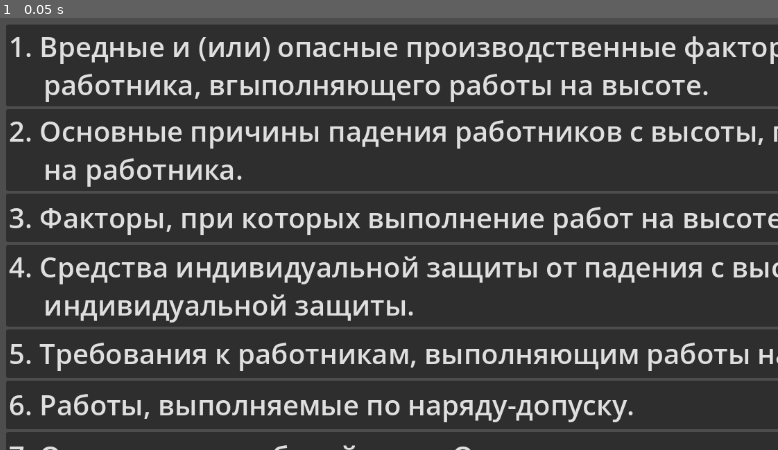
Above: before the commit, frame 1.
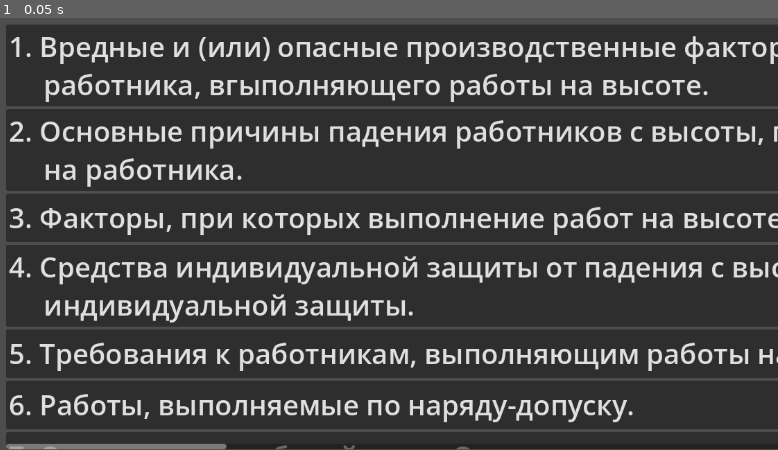
Above: after the commit, the same moment.

Repository: MV1312/labor_protection
Game: Godot game, scene res://scripts/main.tscn
Same seed, same stepped clock (60 frames per second), same inputs: the game is played once before the commit and once after it.
Inputs:
- Up to frame 1 (0.05 s): no input

The runs differ from the first frame. In frame 1, 0.4% of the frame differs, in the area x 0-61%, y 98-100%.

Commit message:
correcting the position of the scene and adding answers to questions 3-9

Diff:
--- a/scenes/main.gd
+++ b/scenes/main.gd
@@ -45,13 +45,134 @@
 защиты головы (защитная каска, застегнутая на подбородочный ремень)
 	 14. Работающие, не использующие необходимые средства индивидуальной защиты от падения с высоты (системы
 	обеспечения безопасности работ на высоте), к работам на высоте не допускаются. "],
-	["3. Факторы, при которых выполнение работ на высоте должно быть прекращено.", "Ответ: "],
-	["4. Средства индивидуальной защиты от падения с высоты. Выбор средств \n     индивидуальной защиты.", "Ответ: "],
-	["5. Требования к работникам, выполняющим работы на высоте.", "Ответ: "],
-	["6. Работы, выполняемые по наряду-допуску.", "Ответ: "],
-	["7. Определение рабочей зоны. Опасные зоны.", "Ответ: "],
-	["8. Требования по охране труда к рабочему месту.", "Ответ: "],
-	["9. Требования по охране труда к ограждениям и их виды.", "Ответ: "],
+	["3. Факторы, при которых выполнение работ на высоте должно быть прекращено.", "Ответ:
+		10. Работы на высоте на открытом воздухе, в том числе в безопорном пространстве, за
+исключением работ по предотвращению ситуаций, создающих угрозу жизни, здоровью работающих и иных лиц (далее
+аварийная ситуация), должны быть прекращены при:
+     • скорости воздушного потока (ветра) 10 м/с и более;
+     • при грозе или тумане, снегопаде,
+исключающем видимость в пределах фронта работ, а также при гололеде с обледенелых конструкций и в случаях
+нарастания стенки гололеда на проводах, оборудовании, инженерных конструкциях (в том числе опорах линий
+электропередачи), деревьях;
+     • при монтаже (демонтаже)
+конструкций с большой парусностью при скорости ветра 10 м/с и более.
+      При выполнении работ по предотвращению аварийных ситуаций в условиях, указанных в части первой настоящего
+	пункта, определяются меры и условия, обеспечивающие безопасное их проведение."],
+	["4. Средства индивидуальной защиты от падения с высоты. Выбор средств \n     индивидуальной защиты.", "Ответ:
+		1. 11. Для предотвращения или уменьшения воздействия вредных и (или) опасных производственных
+		факторов работающие, выполняющие работы на высоте, помимо средств индивидуальной защиты, должны
+		применять средства индивидуальной защиты от падения с высоты (системы обеспечения безопасности
+		работ на высоте).
+     Для предотвращения попадания работающего в опасные зоны, в которых существуют профессиональные риски,
+	связанные с его возможным падением с высоты 1,8 м и более (далее - зона падения) применяются удерживающая
+	система, система позиционирования. В зоне падения система позиционирования применяется только в качестве
+	дополнительной к страховочной системе.
+     Для обеспечения безопасности работающего, находящегося в зоне падения с высоты 1,8 м и более,
+применяется страховочная система.
+     Для защиты от механических воздействий (ударов) головы работающие, выполняющие работы на высоте, должны
+	применять средства индивидуальной защиты головы (защитная каска, застегнутая на подбородочный ремень).
+     12. Выдаваемые работающим средства индивидуальной защиты от падения с высоты должны соответствовать
+	требованиям технического регламента Таможенного союза ТР ТС 019/2011 «О безопасности средств индивидуальной
+	защиты», иметь сертификаты соответствия (их копии), эксплуатационные документы (паспорт на изделие,
+	инструкцию (руководство) по эксплуатации).
+     13. Сведения о способах безопасного применения средства индивидуальной защиты от падения с
+высоты, о документе, в соответствии с которым оно изготовлено, порядке проведения испытаний и проверок исправности
+средств индивидуальной защиты, а также иные сведения должны содержаться в эксплуатационных документах на эти
+средства индивидуальной защиты.
+     14. Работающие, не использующие необходимые средства индивидуальной защиты от падения с высоты (системы
+	обеспечения безопасности работ на высоте), к работам на высоте не допускаются."],
+	["5. Требования к работникам, выполняющим работы на высоте.", "Ответ:
+		48. К работам на высоте допускаются лица, прошедшие медицинский осмотр
+в порядке, установленном законодательством, обучение, стажировку, инструктаж и проверку знаний по вопросам охраны
+труда при выполнении работ на высоте.
+        В случаях, установленных законодательством, для выполнения на высоте отдельных работ с повышенной опасностью
+		работающий должен иметь соответствующую характеристике работ квалификацию по профессии рабочего, либо обучен
+		этим отдельным видам работ с повышенной опасностью, выполняемым на высоте.
+        Допуск работающих к непосредственному выполнению работ на высоте осуществляется с учетом их психофизиологического
+		состояния (при отсутствии видимых признаков недомогания, нарушений координации движений, Иных отклонений от
+		обычного поведения)."],
+	["6. Работы, выполняемые по наряду-допуску.", "Ответ:
+		23. С разработанными мероприятиями по предотвращению аварийных ситуаций при выполнении работ на высоте, указанными
+		в технологической и (или) проектной документации, наряде-допуске работающие должны быть ознакомлены под подпись.
+     Документация (их копии) должны находиться на участке выполнения работ.
+	24. Для организации и обеспечения безопасности труда при выполнении работ на высоте назначаются должностные лица,
+	имеющие право выдачи наряда-допуска, а также должностные лица, ответственные за:
+     • безопасное проведение работ на высоте (руководитель работ);
+     • подготовку работ на высоте по наряду-допуску;
+     • определение мероприятий по эвакуации и спасению работающих при возникновении аварийной ситуации и при проведении
+	действий, направленных на спасение жизни и  сохранение здоровья работающих, на восстановление систем жизнеобеспечения;
+     • проведение обслуживания средств индивидуальной защиты от падения с
+высоты, систем обеспечения безопасности работ на высоте (их компонентов, элементов, подсистем), в том числе их периодических
+осмотров и проверок исправности;
+     • исправное состояние и безопасную эксплуатацию средств подмащивания (при их применении);
+     • исправное состояние и правильное применение ограждений (защитных, предохранительных, сигнальных) (при их применении)
+25. В перечень работ, выполняемых по наряду-допуску, включаются работы на высоте:
+     • выполняемые без применения средств подмащивания на высоте 5 м и более, с
+использованием системы канатного доступа;
+     • выполняемые на рабочих местах, расположенных на расстоянии менее 2 м от
+неогражденных или с высотой ограждения менее 1,0 м перепадов по высоте 5 м и более;
+     • в охранных зонах сооружений или коммуникаций;
+     • на крыше зданий и сооружений с
+применением трапов, а также работ, относящихся к работам на высоте;
+     • по очистке крыши здания,
+сооружения от снега, наледи (сосулек) непосредственно с крыши;
+     • над машинами или механизмами, поверхностью воды (жидкости) или сыпучих мелкодисперсных материалов, выступающими предметами;
+     • иные работы на высоте с учётом оценки профессиональных рисков.
+
+     26. Для предупреждения опасности падения работающих с высоты по наряду-допуску предусматриваются:
+     • места (точки) и способы крепления страховочных и несущих канатов,
+страховочной и удерживающей привязей;
+      • пути и устройства подъема (спуска) работающих к рабочим местам или местам производства работ;
+     • средства освещения рабочих мест, проходов к ним;
+     • средства (способы) сигнализации и электросвязи;
+     • мероприятия по предупреждению падения на работающих изделий, предметов или материалов со зданий, сооружений или поверхностей,
+расположенных выше рабочего места."],
+	["7. Определение рабочей зоны. Опасные зоны.", "Ответ:
+		29. К опасным зонам следует относить зоны:
+       • в которых существуют профессиональные риски, связанные с возможным падением
+работающего с высоты 1,8 м и более;
+        • в которых существуют профессиональные риски, связанные с возможным падением
+работающего с высоты менее 1,8 м, если работа проводится над машинами или
+механизмами, поверхностью воды (жидкости) или сыпучих мелкодисперсных материалов,
+выступающими предметами;
+       • под местом производства работ на высоте;
+       • в радиусе не менее 5 м от предельного положения рабочего органа машин и оборудования,
+	если иное не установлено луатационными документами изготовителя;
+       • возможного падения предметов при работах на высоте, определяемые от крайней
+точки горизонтальной проекции габарита перемещаемого (падающего) предмета
+с прибавлением наибольшего габаритного размера перемещаемого (падающего) груза,
+с учетом минимального расстояния отлета падающего груза (предмета) в зависимости
+от высоты его падения согласно приложению 4;
+        • вблизи строящегося здания и сооружения, а также этажи (ярусы) зданий и сооружений
+		в одной захватке, над которыми происходит монтаж (демонтаж) конструкций или оборудования;
+       • вокруг антенн, мачт, труб и башен при их эксплуатации и ремонте, определяемые
+расстоянием от центра опоры, (антенны, мачты, трубы, башни), равным 1/3 их высоты;
+       • разлета раскаленных частиц металла при проведении огневых работ;
+		• иные зоны, определенные с учетом идентификации опасностей."],
+	["8. Требования по охране труда к рабочему месту.", "Ответ:
+		 35. Средства технологического обеспечения и материалы, используемые при
+выполнении работы на высоте, должны применяться с обеспечением мер безопасности, исключающих их
+падение (размещение в сумках и подсумках, крепление, строповка, размещение на достаточном удалении
+от границы перепада высот).
+        Средства технологического обеспечения и материалы весом более 10 кг должны быть подвешены
+		на отдельном канате с независимым анкерным устройством. Не допускается размещать указанные
+		предметы и материалы непосредственно над работающим.
+        Во время перерывов в работе средства технологического обеспечения, находящиеся
+на рабочем месте на высоте, должны быть закреплены или убраны.
+        Хранение и транспортирование материалов производятся в соответствии
+с эксплуатационными документами изготовителей.
+"],
+	["9. Требования по охране труда к ограждениям и их виды.", "Ответ:
+		Ограждения должны быть прочными, устойчивыми и надежно закрепленными. Защитные ограждения
+		(по краям перепадов по высоте, проемов, площадок) — не менее 1 метра
+Виды:
+     • защитное ограждение - предохранительное ограждение, служащее для предотвращения
+непреднамеренного доступа работающего к границе перепада по высоте;
+     • предохранительное ограждение - ограждение рабочих мест на высоте и проходов к ним,
+	конструкции которого расположены в вертикальной плоскости, служащее для предотвращения
+падения работающего;
+	 • сигнальное ограждение - предохранительное ограждение, предназначенное для обозначения опасной
+	зоны, в пределах которой имеется опасность;"],
 	["10. Общие требования по охране труда к оборудованию, механизмам и ручному \n      инструменту.", "Ответ: "],
 	["11. Типы лестниц. Их устройство и условия содержания.", "Ответ: "],
 	["12. Регистрация лестниц в журнале учета и осмотра лестниц. Периодичность \n      осмотра лестниц. Установка и закрепление лестниц. Осмотр перед работой.", "Ответ: "],
--- a/scripts/main.tscn
+++ b/scripts/main.tscn
@@ -32,11 +32,12 @@
 anchor_bottom = 1.0
 offset_left = 39.0
 offset_top = 34.0
-offset_right = -3.0
-offset_bottom = 34.0
+offset_right = -6.0
+offset_bottom = 7.0
 grow_horizontal = 2
 grow_vertical = 2
 scroll_horizontal_custom_step = 0.0
+metadata/_edit_lock_ = true
 
 [node name="VBoxContainer" type="VBoxContainer" parent="ScrollContainer" unique_id=1590031518]
 layout_mode = 2
@@ -48,6 +49,8 @@
 anchors_preset = 15
 anchor_right = 1.0
 anchor_bottom = 1.0
+offset_right = -4.0
+offset_bottom = 36.0
 grow_horizontal = 2
 grow_vertical = 2
 theme_override_styles/panel = SubResource("StyleBoxFlat_irwmq")
@@ -74,11 +77,15 @@
 metadata/_edit_lock_ = true
 
 [node name="Button" type="Button" parent="Panel" unique_id=1090580016]
-layout_mode = 0
-offset_left = 1.0
-offset_top = 1.0
-offset_right = 1255.0
-offset_bottom = 1255.0
+layout_mode = 1
+anchors_preset = -1
+anchor_left = -0.010000001
+anchor_right = 0.286
+anchor_bottom = 0.096
+offset_left = 60.659992
+offset_top = 2.0
+offset_right = 969.524
+offset_bottom = 1194.56
 scale = Vector2(0.22693989, 0.047296897)
 theme_override_colors/font_outline_color = Color(0.97823566, 0.990015, 0.9997296, 1)
 theme_override_styles/normal = SubResource("StyleBoxFlat_o5qli")
